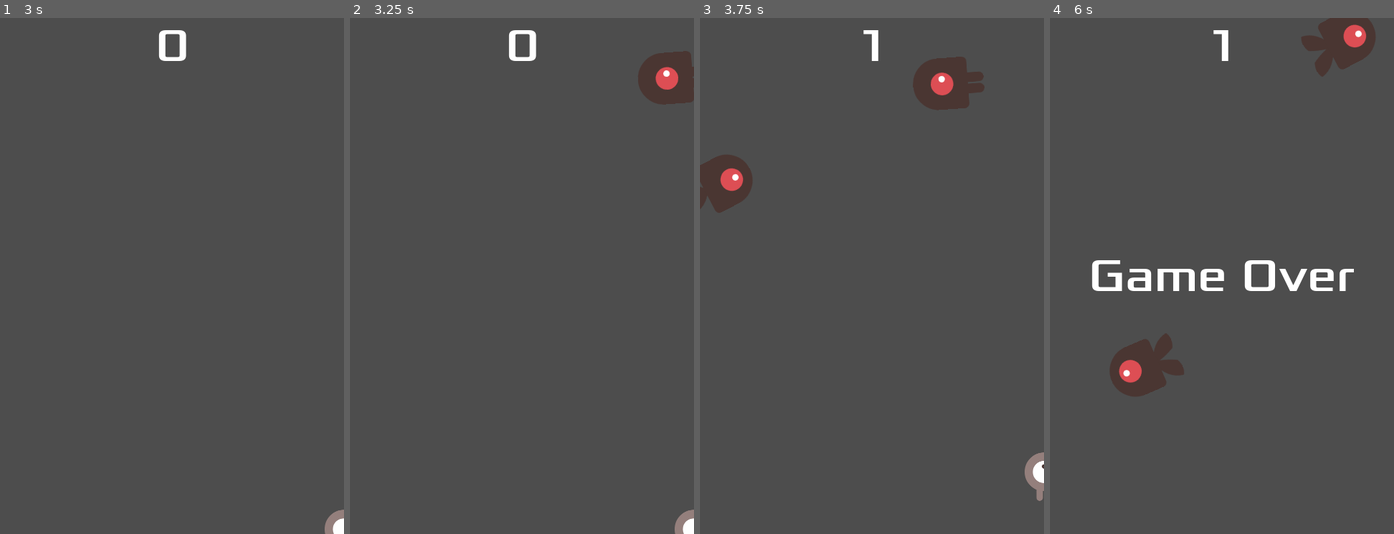
Above: before the commit, frames 1-4 (left to right).
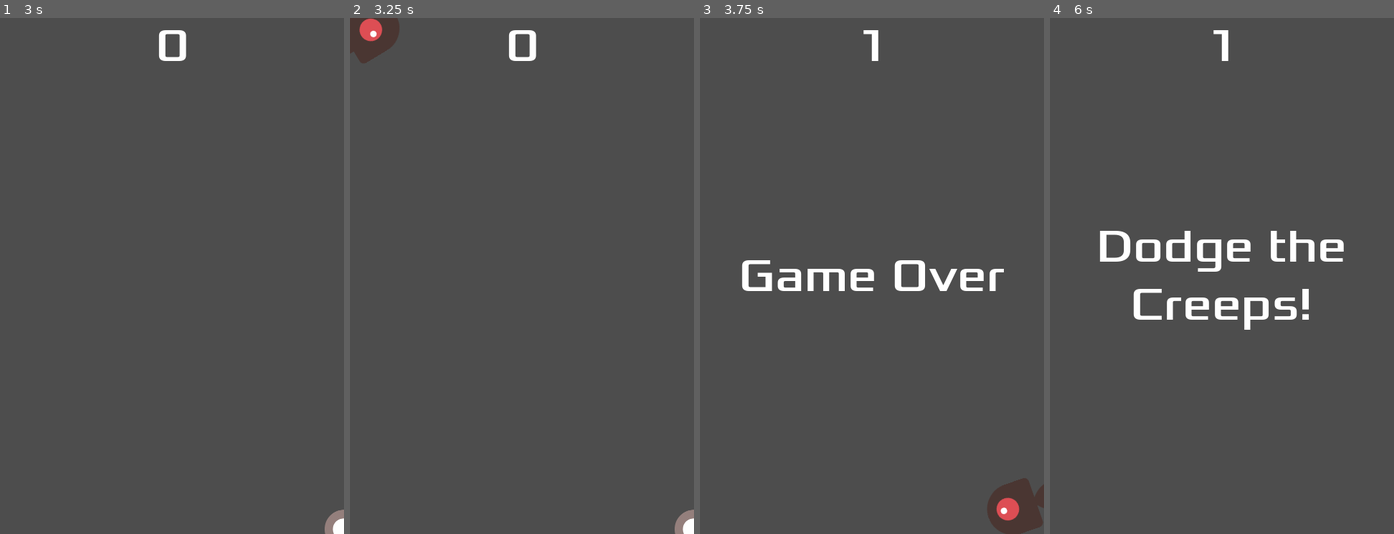
Above: after the commit, the same moments.

Repository: joverlee521/godot-2d-tutorial
Game: Godot game, scene res://main.tscn
Same seed, same stepped clock (60 frames per second), same inputs: the game is played once before the commit and once after it.
Inputs:
- Up to frame 1 (3 s): click "Start" at 0.5 s; tap Enter at 1.25 s; hold Right (move_right) 1.28-2.03 s; hold Down (move_down) 2.03-2.78 s; hold Right (move_right) from 2.78 s (still down)
- Up to frame 2 (3.25 s): keep holding Right (move_right)
- Up to frame 3 (3.75 s): release Right (move_right) at 3.53 s; hold Up (move_up) from 3.53 s (still down)
- Up to frame 4 (6 s): release Up (move_up) at 4.28 s; hold Left (move_left) 4.28-5.78 s; hold Down (move_down) from 5.78 s (still down)

Frame 1 is identical in both runs. In frame 2, 2.4% of the frame differs, in the area x 0-100%, y 0-17%; in frame 3, 6.2%; in frame 4, 7.7%, in the area x 12-95%, y 0-74%.

Commit message:
Script main scene
Somehow this was all in the main.tscn file. Moving over to the
appropriate external .gd file

Diff:
--- a/main.gd
+++ b/main.gd
@@ -1,11 +1,65 @@
 extends Node
+
+
+@export var mob_scene: PackedScene
+var score
 
 
 # Called when the node enters the scene tree for the first time.
 func _ready():
-	pass # Replace with function body.
+	pass
 
 
 # Called every frame. 'delta' is the elapsed time since the previous frame.
 func _process(delta):
 	pass
+
+
+func new_game():
+	score = 0
+	$HUD.update_score(score)
+	$HUD.show_message("Get Ready")
+	$Player.start($StartPosition.position)
+	$StartTimer.start()
+
+
+func _on_score_timer_timeout():
+	score += 1
+	$HUD.update_score(score)
+
+
+func _on_start_timer_timeout():
+	$MobTimer.start()
+	$ScoreTimer.start()
+
+
+func _on_mob_timer_timeout():
+	# Create a new instance of the Mob scene.
+	var mob = mob_scene.instantiate()
+
+	# Choose a random location on Path2D.
+	var mob_spawn_location = $MobPath/MobSpawnLocation
+	mob_spawn_location.progress_ratio = randf()
+
+	# Set the mob's direction perpendicular to the path direction.
+	var direction = mob_spawn_location.rotation + PI / 2
+
+	# Set the mob's position to a random location.
+	mob.position = mob_spawn_location.position
+
+	# Add some randomness to the direction.
+	direction += randf_range(-PI / 4, PI / 4)
+	mob.rotation = direction
+
+	# Choose the velocity for the mob.
+	var velocity = Vector2(randf_range(150.0, 250.0), 0.0)
+	mob.linear_velocity = velocity.rotated(direction)
+
+	# Spawn the mob by adding it to the Main scene.
+	add_child(mob)
+
+
+func game_over():
+	$ScoreTimer.stop()
+	$MobTimer.stop()
+	$HUD.show_game_over()
--- a/main.tscn
+++ b/main.tscn
@@ -1,76 +1,9 @@
 [gd_scene load_steps=6 format=3 uid="uid://d11mffqwyytmk"]
 
 [ext_resource type="PackedScene" uid="uid://dxwdaej46rens" path="res://player.tscn" id="1_jdkqp"]
+[ext_resource type="Script" path="res://main.gd" id="1_v7e3r"]
 [ext_resource type="PackedScene" uid="uid://bacv1ywtdsqd0" path="res://mob.tscn" id="2_2s3gr"]
 [ext_resource type="PackedScene" uid="uid://roji8nhngk5k" path="res://hud.tscn" id="3_q3hdq"]
-
-[sub_resource type="GDScript" id="GDScript_v7e3r"]
-script/source = "extends Node
-
-
-@export var mob_scene: PackedScene
-var score
-
-
-# Called when the node enters the scene tree for the first time.
-func _ready():
-	pass
-
-
-# Called every frame. 'delta' is the elapsed time since the previous frame.
-func _process(delta):
-	pass
-
-
-func new_game():
-	score = 0
-	$HUD.update_score(score)
-	$HUD.show_message(\"Get Ready\")
-	$Player.start($StartPosition.position)
-	$StartTimer.start()
-
-
-func _on_score_timer_timeout():
-	score += 1
-	$HUD.update_score(score)
-
-
-func _on_start_timer_timeout():
-	$MobTimer.start()
-	$ScoreTimer.start()
-
-
-func _on_mob_timer_timeout():
-	# Create a new instance of the Mob scene.
-	var mob = mob_scene.instantiate()
-
-	# Choose a random location on Path2D.
-	var mob_spawn_location = $MobPath/MobSpawnLocation
-	mob_spawn_location.progress_ratio = randf()
-
-	# Set the mob's direction perpendicular to the path direction.
-	var direction = mob_spawn_location.rotation + PI / 2
-
-	# Set the mob's position to a random location.
-	mob.position = mob_spawn_location.position
-
-	# Add some randomness to the direction.
-	direction += randf_range(-PI / 4, PI / 4)
-	mob.rotation = direction
-
-	# Choose the velocity for the mob.
-	var velocity = Vector2(randf_range(150.0, 250.0), 0.0)
-	mob.linear_velocity = velocity.rotated(direction)
-
-	# Spawn the mob by adding it to the Main scene.
-	add_child(mob)
-
-
-func game_over():
-	$ScoreTimer.stop()
-	$MobTimer.stop()
-	$HUD.show_game_over()
-"
 
 [sub_resource type="Curve2D" id="Curve2D_qkuch"]
 _data = {
@@ -79,7 +12,7 @@
 point_count = 5
 
 [node name="Main" type="Node"]
-script = SubResource("GDScript_v7e3r")
+script = ExtResource("1_v7e3r")
 mob_scene = ExtResource("2_2s3gr")
 
 [node name="Player" parent="." instance=ExtResource("1_jdkqp")]
